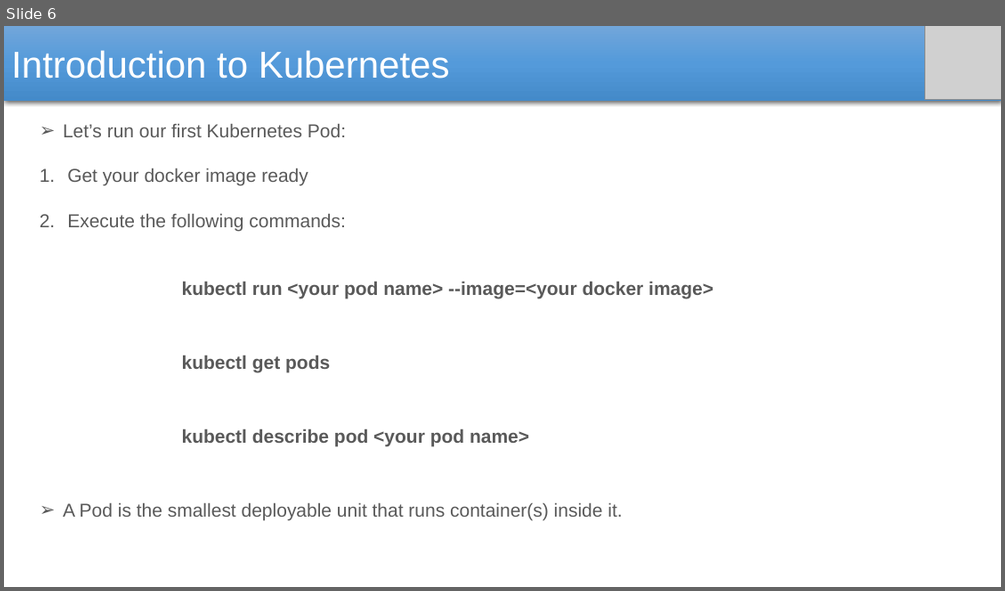
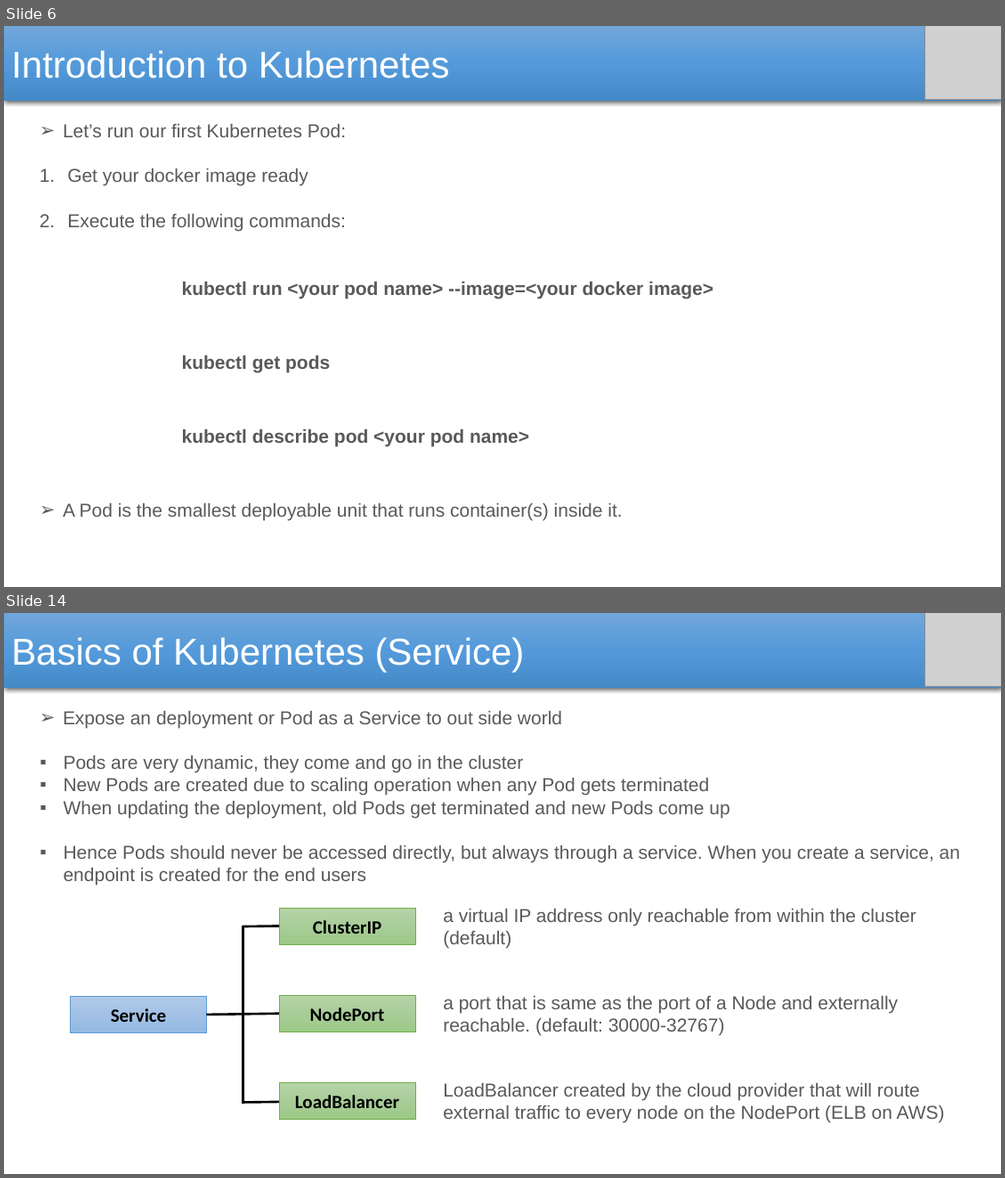
Before and after one commit to SubhadeepSen/Kubernetes-Learning, a slide deck: Kubernetes.pptx. Shown one above the other, each under a label of ours: slide 6 before the commit, slides 6 and 14 after it; the slides between them are not shown. The pictures are 1005x591 and 1005x1178 pixels, drawn with LibreOffice and Linux fonts; fonts in the diff are those of the drawing; grey boxes stand for pictures. Boxes give left, top, right and bottom in pixels: in the first picture for what was removed or moved away, otherwise in the second. Text is boxed around its words. In the diff, an @@ line names an element or a change of style, - is before the commit and + after.

```diff
--- a/Kubernetes.pptx
+++ b/Kubernetes.pptx
@@ slide 14 added at <box>4,613,1001,1174</box>, background #FFFFFF @@
@@ rectangle added at <box>4,613,1001,688</box>, fill gradient #71A6DB to #559BDB to #448ACA, 36 pt, text #FFFFFF @@
+Basics of Kubernetes (Service)
@@ picture added at <box>925,613,1001,686</box> @@
@@ text added at <box>63,711,562,728</box>, 18 pt, text #595959 @@
+➢ Expose an deployment or Pod as a Service to out side world
@@ text added at <box>64,755,960,885</box>, 18 pt, text #595959 @@
+▪ Pods are very dynamic, they come and go in the cluster
+▪ New Pods are created due to scaling operation when any Pod gets terminated
+▪ When updating the deployment, old Pods get terminated and new Pods come up
+▪ Hence Pods should never be accessed directly, but always through a service. When you create a service, an endpoint is created for the end users
@@ line added from (243, 1103) to (243, 925), #000000 2.25 pt @@
@@ line added from (243, 926) to (279, 925), #000000 2.25 pt @@
@@ rectangle added at <box>279,908,415,945</box>, fill gradient #B5D5A7 to #AACE9A to #9CC987, outline #70AD47 0.5 pt, 18 pt, text #000000, bold @@
+ClusterIP
@@ text added at <box>443,908,916,948</box>, 18 pt, text #595959 @@
+a virtual IP address only reachable from within the cluster (default)
@@ rectangle added at <box>71,996,207,1032</box>, fill gradient #B1CBE9 to #A3C1E5 to #93B9E4, outline #5B9BD5 0.5 pt, 18 pt, text #000000, bold @@
+Service
@@ rectangle added at <box>279,995,415,1032</box>, fill gradient #B5D5A7 to #AACE9A to #9CC987, outline #70AD47 0.5 pt, 18 pt, text #000000, bold @@
+NodePort
@@ text added at <box>443,996,898,1035</box>, 18 pt, text #595959 @@
+a port that is same as the port of a Node and externally reachable. (default: 30000-32767)
@@ line added from (207, 1014) to (243, 1013), #000000 2.25 pt @@
@@ line added from (243, 1013) to (279, 1013), #000000 2.25 pt @@
@@ rectangle added at <box>279,1083,415,1119</box>, fill gradient #B5D5A7 to #AACE9A to #9CC987, outline #70AD47 0.5 pt, 18 pt, text #000000, bold @@
+LoadBalancer
@@ text added at <box>443,1083,945,1122</box>, 18 pt, text #595959 @@
+LoadBalancer created by the cloud provider that will route external traffic to every node on the NodePort (ELB on AWS)
@@ line added from (243, 1102) to (279, 1102), #000000 2.25 pt @@
```
Also in this commit, not shown: 6 slides changed, 16 other slides added, 2 other files.
